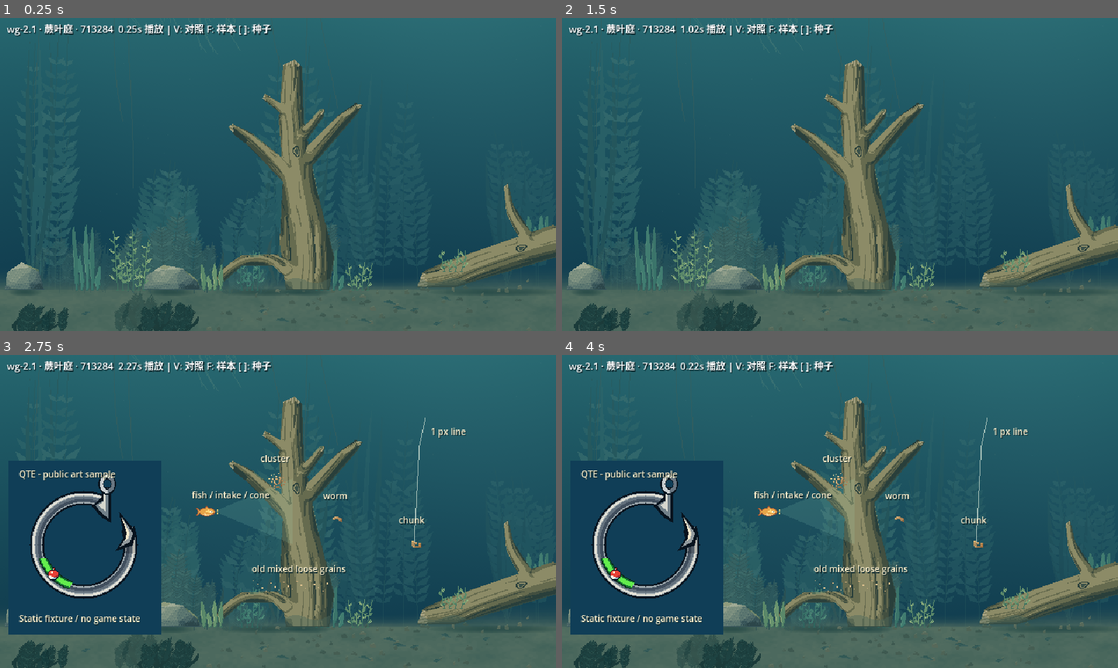
Above: before the commit, frames 1-4 (two rows, left to right).
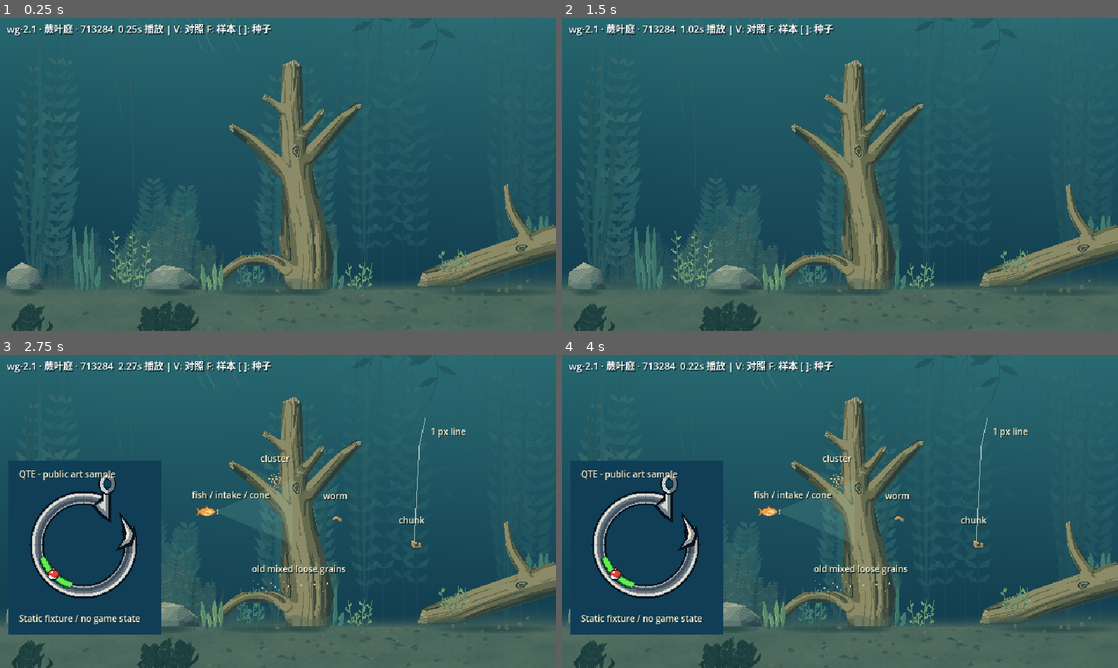
Above: after the commit, the same moments.

Repository: lljh2777-cyber/BaitbreakPixel
Game: Godot game, scene res://scenes/watergen/dynamic_preview.tscn
Two runs of this game, one before a commit and one after it. Both use one fixed random seed, a clock stepped at 60 frames per second and the inputs below. This scene is started directly instead of the project's main scene.
Inputs (mouse positions are in pixels of both pictures, inside the frame that each line leads up to):
- Up to frame 1 (0.25 s): no input
- Up to frame 2 (1.5 s): tap Enter at 0.5 s; move the mouse to (962, 158) at 0.52 s; hold D 0.53-1.25 s; tap E at 0.6 s; click (962, 158) at 0.67 s; tap Space at 0.77, 1.25 s; drag from (728, 190) to (812, 237) at 1.27 s
- Up to frame 3 (2.75 s): tap Enter at 2 s; move the mouse to (333, 442) at 2.02 s; hold D from 2.03 s (still down); tap F at 2.1 s
- Up to frame 4 (4 s): release D at 2.75 s; tap Space at 2.75, 3.77 s; drag from (812, 574) to (673, 464) at 2.77 s; tap Enter at 3.5 s; move the mouse to (1006, 558) at 3.52 s; hold A from 3.53 s (still down); tap R at 3.6 s

The runs differ from the first frame. In frame 1, 0.4% of the frame differs, in the area x 5-80%, y 3-100%; in frame 2, 0.4%; in frame 3, 0.3%; in frame 4, 0.3%.

Commit message:
feat(watergen): enrich upper water with layered foliage in 0.25.4

Diff:
--- a/project.godot
+++ b/project.godot
@@ -2,7 +2,7 @@
 
 [application]
 config/name="吃饵，不上钩 · 像素池塘"
-config/version="0.25.3"
+config/version="0.25.4"
 run/main_scene="res://scenes/main.tscn"
 config/features=PackedStringArray("4.7", "GL Compatibility")
 config/use_custom_user_dir=true
--- a/scripts/menu.gd
+++ b/scripts/menu.gd
@@ -127,7 +127,7 @@
 	button(frame,"设置",274,func(): open("settings"),false,124)
 	var quit := button(frame,"退出",274,func(): get_tree().quit(),false,124)
 	quit.position.x = 150
-	text(content,"0.25.3 · 可选水域 · 等待人工试玩",Vector2(341,280),10,Color("91afa7"))
+	text(content,"0.25.4 · 可选水域 · 等待人工试玩",Vector2(341,280),10,Color("91afa7"))
 	text(content,"小鱼 · 吃饵脱身",Vector2(391,119),18,GOLD)
 	text(content,"人类 · 收线抄网",Vector2(391,159),18,GOLD)
 	text(content,"独自练习 · 双人对战",Vector2(375,199),16,GOLD)
--- a/scripts/network_protocol.gd
+++ b/scripts/network_protocol.gd
@@ -3,7 +3,7 @@
 const VERSION := 1
 const Layout=preload("res://scripts/pond_layout.gd")
 # Peers must share capture timing and the round-statistics snapshot schema.
-const BUILD := "0.25.3"
+const BUILD := "0.25.4"
 const DEFAULT_PORT := 24712
 const MAX_PACKET := 196608
 const MAX_STATE := 1048576
--- a/scripts/pond.gd
+++ b/scripts/pond.gd
@@ -116,7 +116,7 @@
 	for argument in OS.get_cmdline_user_args():
 		if argument.begins_with("--capture-") and not argument.begins_with("--capture-output="):
 			capture_mode = argument.trim_prefix("--capture-")
-	print("PIXEL_READY | asymmetric-2d | 640x360 | v0.25.3 | playtest-gate-wg3-water")
+	print("PIXEL_READY | asymmetric-2d | 640x360 | v0.25.4 | playtest-gate-wg3-water")
 
 func _register_inputs() -> void:
 	var mapping := {"left":[KEY_A, KEY_LEFT], "right":[KEY_D, KEY_RIGHT], "up":[KEY_W, KEY_UP], "down":[KEY_S, KEY_DOWN], "dash":[], "use":[KEY_E], "slow":[KEY_Q], "qte":[KEY_SPACE], "untangle":[KEY_F]}
--- a/scripts/watergen/water_atmosphere.gd
+++ b/scripts/watergen/water_atmosphere.gd
@@ -19,7 +19,7 @@
 	var opening := rng.randf_range(390, 560) if dominant > 0 else rng.randf_range(710, 880)
 	var left_limit: float = 1280 * composition.open_center_x_fraction[0]
 	var right_limit: float = 1280 * composition.open_center_x_fraction[1]
-	plan["atmosphere"] = {"recipe": recipe.id, "label": recipe.label, "dominant_side": dominant, "light_opening_x": opening, "layout_version": "wg-2.1.1", "animated_budget": 18}
+	plan["atmosphere"] = {"recipe": recipe.id, "label": recipe.label, "dominant_side": dominant, "light_opening_x": opening, "layout_version": "wg-2.1.2", "animated_budget": 18}
 	for key in ["water_shallow", "water_deep", "plant_far", "foreground_dark"]:
 		var c := Color(plan.palette[key])
 		plan.palette[key] = "#" + Color.from_hsv(fposmod(c.h + recipe.hue, 1), c.s, c.v).to_html(false)
@@ -31,6 +31,11 @@
 				# A clustered opening, not regularly spaced identical columns.
 				object.x = opening + local.randf_range(-240, 240)
 			elif object.kind == "clump":
+				# Reassign existing foliage slots to overhead growth: density remains
+				# bounded by the profile, including its zero-foliage setting.
+				if (layer.name == "distance" and index % 4 == 1) or (layer.name == "foreground" and index < 2):
+					layer.objects[index] = canopy(seed, layer.name, index, recipe, map, left_limit, right_limit)
+					continue
 				var center := 0.0
 				for stem in object.stems: center += stem.x
 				center /= object.stems.size()
@@ -47,7 +52,7 @@
 				if midwater:
 					var fraction := fposmod(index / 3 * 0.61803398875 + 0.17, 1.0)
 					x = lerpf(left_limit - 30, right_limit + 30, fraction) + mid.randf_range(-24, 24)
-					mid_height = mid.randf_range(170, 275)
+					mid_height = mid.randf_range(310, 395)
 					object["midwater"] = true
 					object.contrast = mid.randf_range(0.48, 0.64)
 					object.tint = mid.randf_range(0.08, 0.14)
@@ -59,7 +64,7 @@
 					elif layer.name == "terrain": stem.height *= 1.25 if recipe.id != "lily_canopy" else 0.95
 					stem.lean = absf(stem.lean) * -side * (1.5 if recipe.leaf == "ribbon" else 1.0)
 					if midwater:
-						stem.height = mid_height * mid.randf_range(0.60, 1.0)
+						stem.height = mid_height * mid.randf_range(0.76, 1.0)
 						stem.lean = mid.randf_range(-25, 25)
 				# Keep public interaction guides quiet, without hard rectangular holes.
 				for region in map.protected_regions:
@@ -81,12 +86,32 @@
 				var local := stream(seed, "leaf_litter", index)
 				layer.objects.append({"id": "floor/leaf_litter/" + str(index), "kind": "leaf_litter", "x": local.randf_range(8, 1272), "y": local.randf_range(441, 474), "width": local.randf_range(7, 16), "lean": local.randf_range(-3, 3), "shade": local.randf_range(0.08, 0.22)})
 
+static func canopy(seed: int, layer: String, index: int, recipe: Dictionary, map: Dictionary, left: float, right: float) -> Dictionary:
+	var rng := stream(seed, layer + "/canopy", index)
+	var near := layer == "foreground"
+	var fraction := (index + 0.5) / 2.0 if near else fposmod(index / 4 * 0.381966 + 0.15, 1.0)
+	var x := lerpf(left - 70, right + 70, fraction) + rng.randf_range(-30, 30)
+	var length := rng.randf_range(118, 172) if near else rng.randf_range(195, 270)
+	if recipe.id == "root_curtain": length *= 1.18
+	elif recipe.id == "lily_canopy": length *= 0.82
+	return {"id": layer + "/canopy/" + str(index), "kind": "canopy", "x": x, "y": map.visual_surface_y_px - 6, "length": length, "width": rng.randf_range(44, 68) if near else rng.randf_range(38, 64), "lean": rng.randf_range(-22, 22), "phase": rng.randf_range(0, TAU), "contrast": 0.34 if near else 0.28, "leaf": "broad" if recipe.id == "lily_canopy" else recipe.leaf}
+
 static func animate(layer: Dictionary, seed: int) -> void:
 	var maximum: int = {"distance": 6, "terrain": 8, "foreground": 2, "surface": 2}.get(layer.name, 0)
 	var additions: Array = []
 	var retained: Array = []
 	for object in layer.objects:
-		if additions.size() < maximum and object.kind == "clump":
+		if additions.size() < maximum and object.kind == "canopy":
+			var animation: Dictionary = object.duplicate(true)
+			animation.kind = "animated_canopy"
+			animation["root_y"] = object.y
+			animation["height"] = object.length
+			animation["amplitude"] = 3.0
+			animation["omega"] = stream(seed, object.id + "/motion").randf_range(0.28, 0.46)
+			animation["growth"] = 1
+			additions.append(animation)
+			continue
+		elif additions.size() < maximum and object.kind == "clump":
 			var stem: Dictionary = object.stems.pop_front()
 			var rng := stream(seed, object.id + "/motion")
 			additions.append({"id": object.id + "/sway", "kind": "animated_stem", "contrast": object.contrast, "tint": object.ti …(201 unchanged characters)…
--- a/scripts/watergen/water_dynamic_baker.gd
+++ b/scripts/watergen/water_dynamic_baker.gd
@@ -48,6 +48,8 @@
 					Raster.pixel(image, local.x, local.y, color)
 				"animated_stem": animations.append(_stem(object, layer.name, plan.palette))
 				"animated_root": animations.append(_root(object, layer.name, plan.palette))
+				"canopy": Foliage.canopy(image, local, layer.name, plan.palette)
+				"animated_canopy": animations.append(_canopy(object, layer.name, plan.palette))
 				"leaf_litter": Foliage.litter(image, local, plan.palette)
 		layers[layer.name] = {"image": image, "origin_px": layer.origin_px.duplicate(), "rgba_sha256": Raster.digest(image)}
 	var result := {"ok": true, "code": "OK", "layers": layers, "animations": animations}
@@ -105,3 +107,13 @@
 	image.fill(Color.TRANSPARENT)
 	Base._root(image, shifted(object, Vector2(-left, -top)), palette)
 	return _animation(object, layer, image, [left, top])
+
+static func _canopy(object: Dictionary, layer: String, palette: Dictionary) -> Dictionary:
+	# Include the widest leaf, branch lean and both sway extremes in the crop.
+	var half_width := ceili(object.width + absf(object.lean) + 52)
+	var left := floori(object.x) - half_width
+	var top := floori(object.y) - 2
+	var image := Image.create(half_width * 2 + 2, ceili(object.length + 42), false, Image.FORMAT_RGBA8)
+	image.fill(Color.TRANSPARENT)
+	Foliage.canopy(image, shifted(object, Vector2(-left, -top)), layer, palette)
+	return _animation(object, layer, image, [left, top])
--- a/scripts/watergen/water_dynamic_generator.gd
+++ b/scripts/watergen/water_dynamic_generator.gd
@@ -6,7 +6,7 @@
 const Atmosphere = preload("res://scripts/watergen/water_atmosphere.gd")
 const VERSION := "wg-2.1"
 const LEGACY_VERSION := "wg-2.0"
-const RASTER_SPEC := "rgba8-midwater-groves-atlas-v3"
+const RASTER_SPEC := "rgba8-upper-canopies-atlas-v4"
 const LEGACY_RASTER_SPEC := "rgba8-padded-stem-strips-v1"
 
 static func validate(profile: Variant) -> Dictionary:
--- a/scripts/watergen/water_foliage.gd
+++ b/scripts/watergen/water_foliage.gd
@@ -40,6 +40,34 @@
 					Raster.polygon(image, PackedVector2Array([p + Vector2(0, 2), p + Vector2(side * length * 0.7, 0), tip, p + Vector2(side * length * 0.25, -4)]), light if index % 4 == 0 else base)
 					if layer != "distance": Raster.line(image, p, tip, shade)
 
+static func canopy(image: Image, object: Dictionary, layer: String, palette: Dictionary) -> void:
+	var near := layer == "foreground"
+	var base := Color(palette.foreground_dark) if near else Color(palette.plant_far).lerp(Color(palette.water_shallow), 0.44)
+	base.a = object.contrast
+	var shade := base.darkened(0.10)
+	var light := base.lerp(Color(palette.haze_light), 0.05)
+	light.a = base.a
+	# Snap local geometry before translation so atlas crops and full layers
+	# rasterize identically at pixel boundaries, regardless of world position.
+	var root := Vector2(object.x, object.y).round()
+	for fan in [-1, 0, 1]:
+		var previous := root + Vector2(fan * 8, 0)
+		var reach: float = 0.80 + 0.20 * sin(object.phase + fan * 1.9)
+		for index in range(1, 19):
+			var t := index / 18.0
+			var p := root + Vector2(fan * (8 + object.width * sin(t * 2.1) * t * 0.8) + object.lean * t * t + sin(t * 4 + object.phase + fan) * t * 14, object.length * t * reach).round()
+			Raster.line(image, previous, p, shade)
+			previous = p
+			# Alternate attachments and stagger branches, avoiding a repeated lattice.
+			if index < 3 or index > 15 or (index + fan) % 2 == 0: continue
+			var side := -1 if (index / 2 + fan) % 2 == 0 else 1
+			var length: float = (31 if near else 25) * pow(sin(t * PI), 0.65) * (0.9 + sin(index + object.phase) * 0.12)
+			var delta := Vector2(side * length, length * (1.35 if object.leaf == "ribbon" else 0.50))
+			var normal := Vector2(-delta.y, delta.x).normalized()
+			var width: float = length * (0.32 if object.leaf == "broad" else 0.10 if object.leaf == "ribbon" else 0.19)
+			Raster.polygon(image, PackedVector2Array([p, p + (delta * 0.32 + normal * width).round(), p + (delta * 0.70 + normal * width * 0.85).round(), p + delta.round(), p + (delta * 0.58 - normal * width).round(), p + (delta * 0.20 - normal * width * 0.6).round()]), light if index % 3 == 0 else base)
+			if near: Raster.line(image, p, p + (delta * 0.8).round(), shade)
+
 static func litter(image: Image, object: Dictionary, palette: Dictionary) -> void:
 	var p := Vector2(object.x, object.y)
 	var w: float = object.width
--- a/tests/watergen/atmosphere_contract.gd
+++ b/tests/watergen/atmosphere_contract.gd
@@ -42,6 +42,30 @@
 		check(Map.canonical(plan) == Map.canonical(Generator.generate(map, profile, seed).plan), "repeat layout " + str(seed))
 		var baked := Baker.bake(plan)
 		check(baked.ok and baked.animations.size() == 18, "18 bounded decorative patches " + str(seed))
+		var canopy_layers: Dictionary = {}
+		var crop_exact := true
+		var tall_groves := 0
+		for layer in plan.layers:
+			for object in layer.objects:
+				if object.kind == "clump" and object.get("midwater", false):
+					for stem in object.stems:
+						if stem.y - stem.height < 150: tall_groves += 1
+				if object.kind not in ["canopy", "animated_canopy"]: continue
+				canopy_layers[layer.name] = true
+				if object.kind != "animated_canopy": continue
+				# Compare the cropped atlas patch to an uncropped raster, including
+				# leaves outside the crop. This catches truncated tips and bad origins.
+				var whole := Image.create(1280, 480, false, Image.FORMAT_RGBA8)
+				whole.fill(Color.TRANSPARENT)
+				Baker.Foliage.canopy(whole, object, layer.name, plan.palette)
+				for animation in baked.animations:
+					if animation.id != object.id: continue
+					var restored := Image.create(1280, 480, false, Image.FORMAT_RGBA8)
+					restored.fill(Color.TRANSPARENT)
+					restored.blit_rect(animation.image, Rect2i(Vector2i.ZERO, animation.image.get_size()), Vector2i(animation.origin_px[0], animation.origin_px[1]))
+					crop_exact = crop_exact and whole.get_data() == restored.get_data()
+		check(canopy_layers.has("distance") and canopy_layers.has("foreground") and tall_groves >= 2, "upper center has both depth planes and tall groves " + str(seed))
+		check(crop_exact, "canopy animation crops preserve complete leaves " + str(seed))
 		var atlas_exact := true
 		for animation in baked.animations:
 			var r: Array = animation.region_px
@@ -91,7 +115,7 @@
 	var empty := profile.duplicate(true)
 	for key in Generator.Profile.CLUMP_LIMITS: empty.composition[key] = [0, 0]
 	var empty_plan: Dictionary = Generator.generate(map, empty, 713284).plan
-	check(empty_plan.layers[1].objects.filter(func(o): return o.kind in ["clump", "animated_stem"]).is_empty(), "zero foliage budget respected")
+	check(empty_plan.layers[1].objects.filter(func(o): return o.kind in ["clump", "animated_stem", "canopy", "animated_canopy"]).is_empty() and empty_plan.layers[5].objects.is_empty(), "zero foliage budget respected in both depth planes")
 	check(Map.canonical(map) + Map.canonical(profile) == before and authority == Adapter.authority_bytes(), "map/profile/targets unchanged")
 	print("WG21_CONTRACT | passed=", passed, " | failed=", failed)
 	quit(1 if failed else 0)
Not shown, changed: docs/gameplay/PLAY.txt
Not shown, changed: Build-Pixel.ps1
Not shown, changed: README.md
Not shown, changed: docs/gameplay/NETWORK.md
Not shown, changed: docs/watergen/WG4_PLAYTEST_FEEDBACK.md
Not shown, changed: docs/watergen/WG4_README.md
